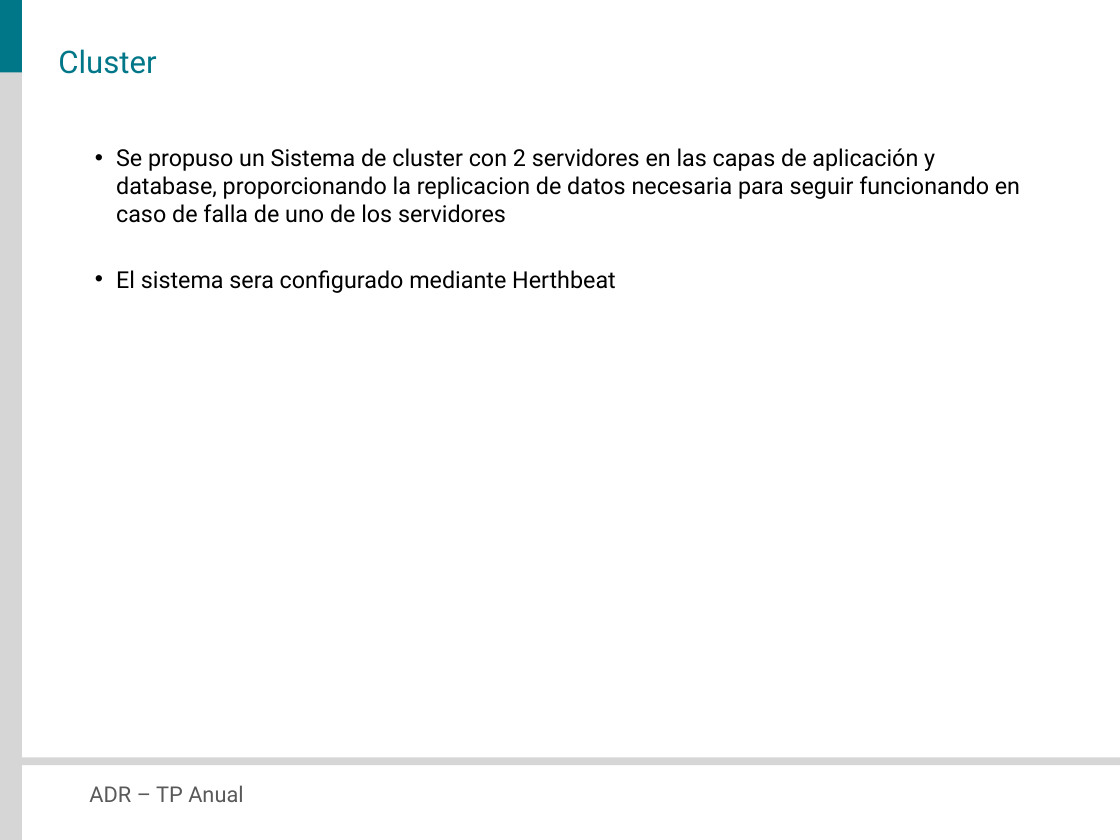
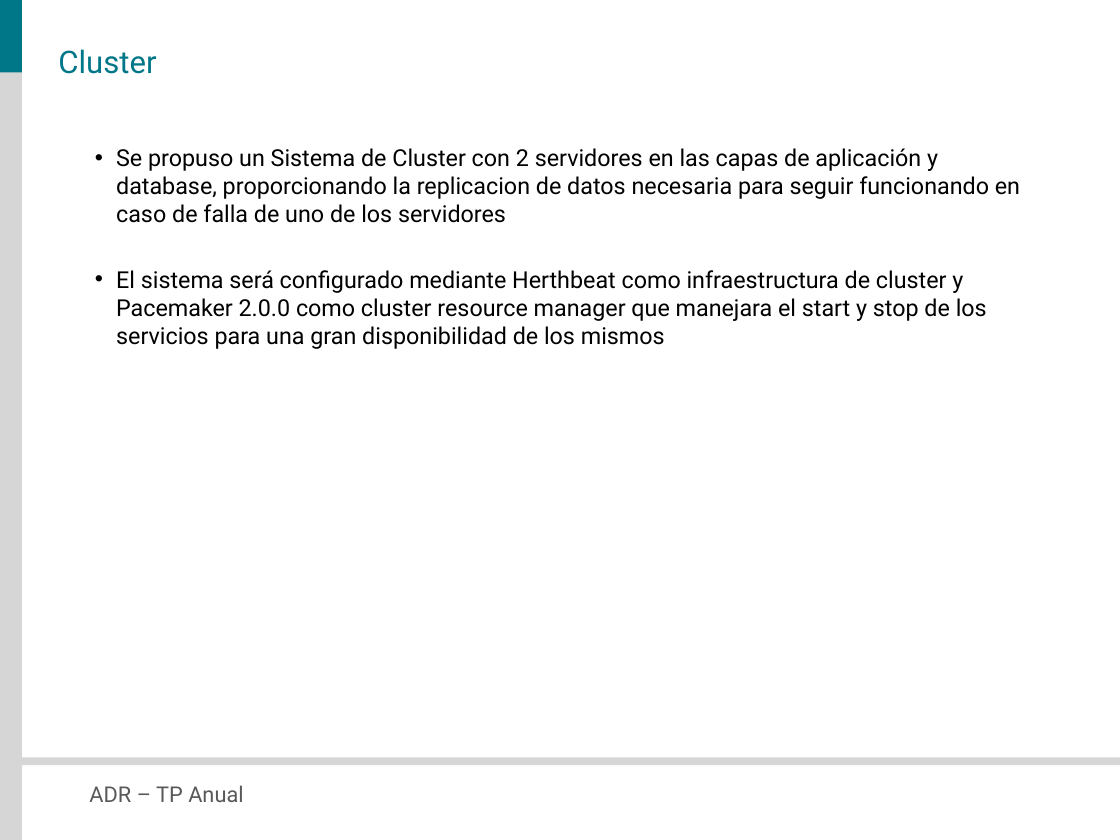
Before and after one commit to veritoreinoso/adr-2010, a slide deck: slide 15 of Presentacion.pptx. Drawn at 1120x840 pixels with LibreOffice and Linux fonts; fonts in the diff are those of the drawing. Boxes give left, top, right and bottom in pixels: in the first picture for what was removed or moved away, otherwise in the second. Text is boxed around its words. In the diff, an @@ line names an element or a change of style, - is before the commit and + after.

```diff
--- a/Presentacion.pptx
+++ b/Presentacion.pptx
@@ text at (116, 148, 1020, 349): text changed @@
-• Se propuso un Sistema de cluster con 2 servidores en las capas de aplicación y database, proporcionando la replicacion de datos necesaria para seguir funcionando en caso de falla de uno de los servidores
-• El sistema sera configurado mediante Herthbeat
+• Se propuso un Sistema de Cluster con 2 servidores en las capas de aplicación y database, proporcionando la replicacion de datos necesaria para seguir funcionando en caso de falla de uno de los servidores
+• El sistema será configurado mediante Herthbeat como infraestructura de cluster y Pacemaker 2.0.0 como cluster resource manager que manejara el start y stop de los servicios para una gran disponibilidad de los mismos
```
Also in this commit, not shown: 9 other slides changed, 1 other file.
